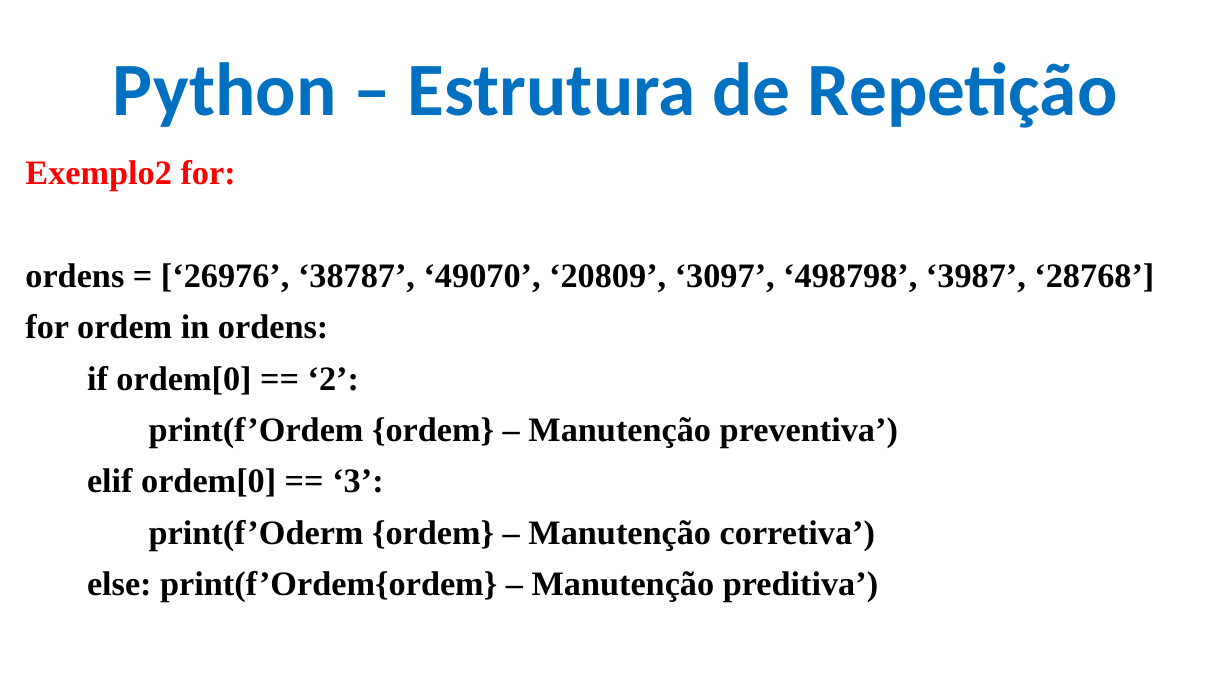
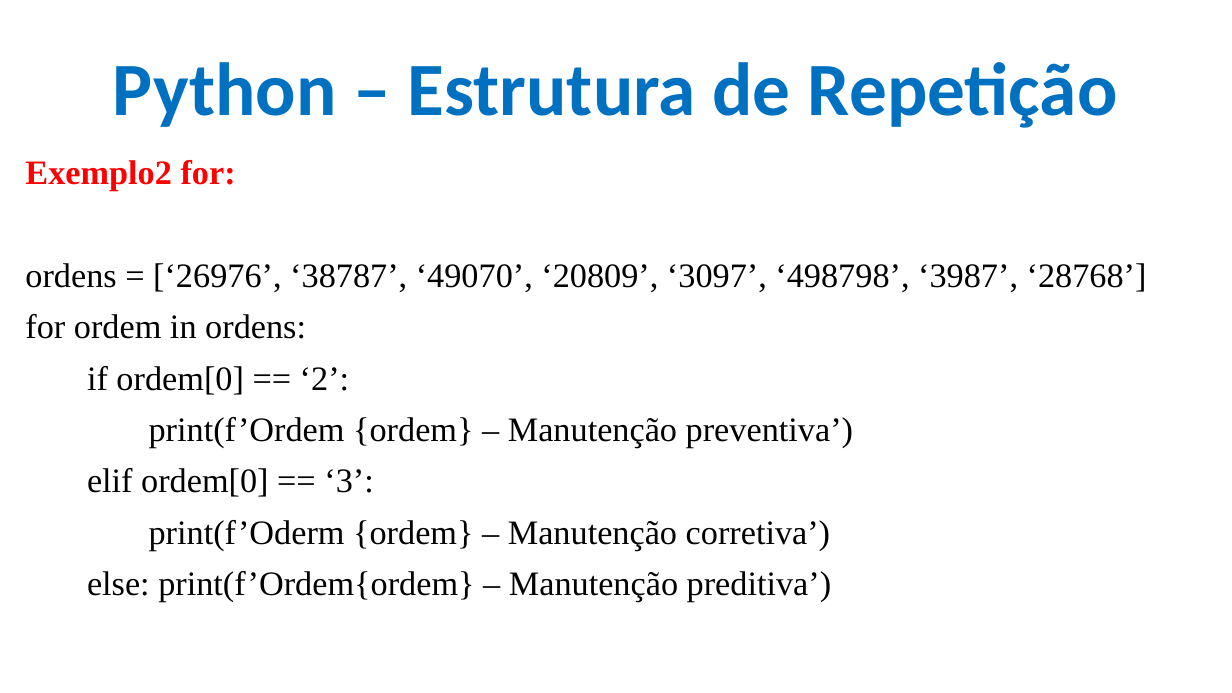
Before and after one commit to CloudEducationBrazil/WydenPythonParadigmas, a slide deck: slide 30 of 01 Classes/Aula 04 05 06 Programação Python.pptx. Drawn at 1232x693 pixels with LibreOffice and Linux fonts; fonts in the diff are those of the drawing; background and template pictures are left out. Boxes give left, top, right and bottom in pixels: in the first picture for what was removed or moved away, otherwise in the second. Text is boxed around its words. In the diff, an @@ line names an element or a change of style, - is before the commit and + after.

```diff
--- a/01 Classes/Aula 04 05 06 Programação Python.pptx
+++ b/01 Classes/Aula 04 05 06 Programação Python.pptx
@@ text at box(25, 263, 1147, 602): bold off @@
```
Also in this commit, not shown: 15 other slides changed, 2 other files.
